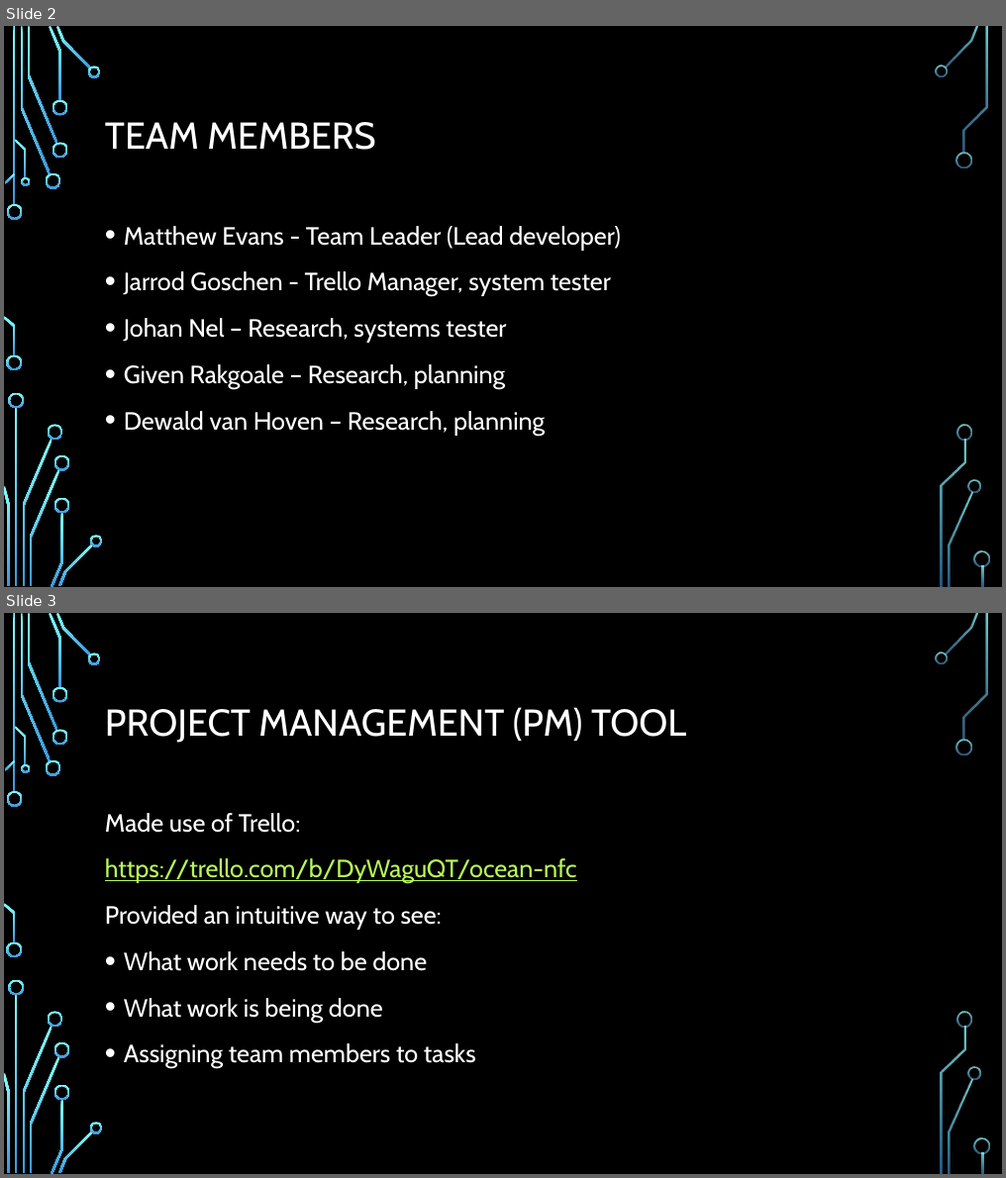
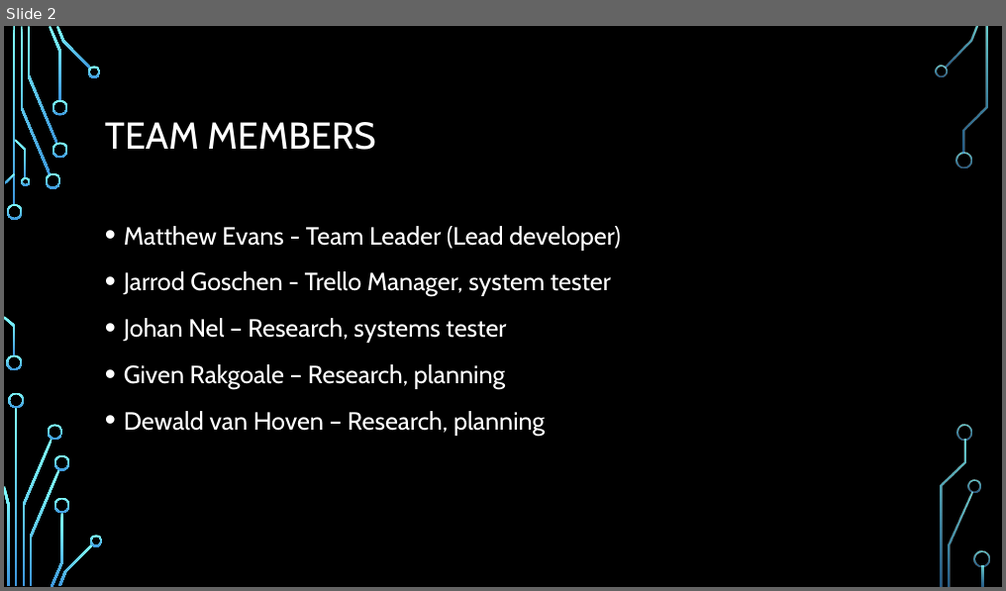
Before and after one commit to ocean-nfc/ocean-nfc-server, a slide deck: Ocean - NFC Slide Show.pptx. Shown one above the other, each under a label of ours: slides 2 and 3 before the commit, slide 2 after it. The pictures are 1006x1178 and 1006x591 pixels, drawn with LibreOffice and Linux fonts; fonts in the diff are those of the drawing; background and template pictures are left out. Boxes give left, top, right and bottom in pixels: in the first picture for what was removed or moved away, otherwise in the second. Text is boxed around its words. In the diff, an @@ line names an element or a change of style, - is before the commit and + after.

```diff
--- a/Ocean - NFC Slide Show.pptx
+++ b/Ocean - NFC Slide Show.pptx
@@ slide 3 removed at bbox=[4, 613, 1002, 1174], background picture (left out); not listed: 36 template elements that a slide beside it also shows @@
@@ title removed at bbox=[105, 707, 686, 743] @@
-PROJECT MANAGEMENT (PM) TOOL
@@ text removed at bbox=[105, 813, 577, 1069] @@
-Made use of Trello:
-https://trello.com/b/DyWaguQT/ocean-nfc
-Provided an intuitive way to see:
-• What work needs to be done
-• What work is being done
-• Assigning team members to tasks
```
Also in this commit, not shown: 7 slides added, 5 other slides removed.
